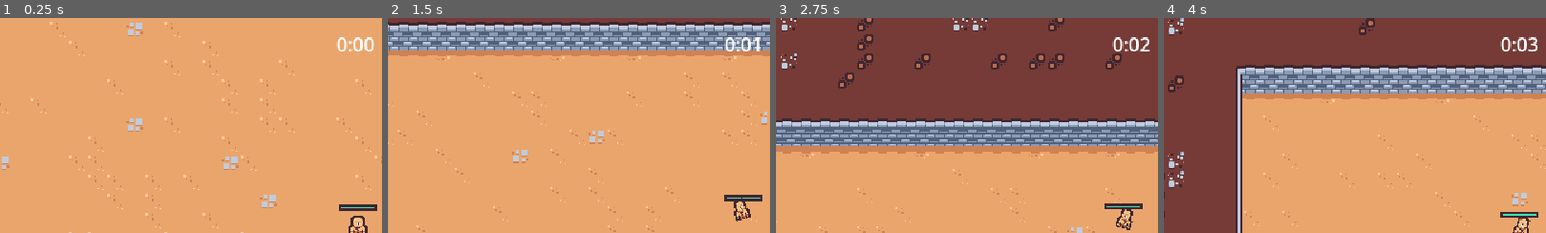
Above: before the commit, frames 1-4 (left to right).
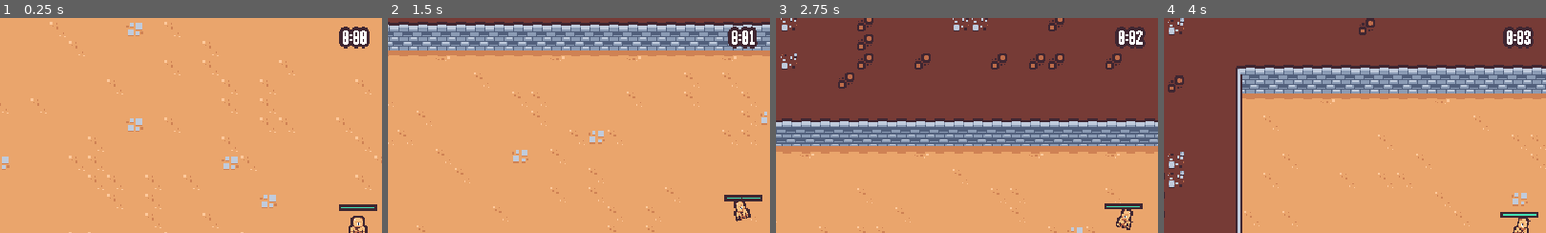
Above: after the commit, the same moments.

Repository: tiannahenrylewis/GodotCrashCourse
Game: Godot game, scene res://Scenes/Main/main.tscn
The game is run twice, just before and just after one commit, with the same random seed, the same clock (stepped at 60 frames per second) and the same inputs.
Inputs (mouse positions are % of the whole screen's width and height, from its top left):
- Up to frame 1 (0.25 s): no input
- Up to frame 2 (1.5 s): move the mouse to (45, 70) at 0.52 s; press the mouse at (45, 70) at 0.53 s; hold W (move_up) from 0.53 s (still down); move the mouse to (80, 65) at 1.27 s; release the mouse at (80, 65) at 1.28 s; click (80, 65) at 1.35 s
- Up to frame 3 (2.75 s): move the mouse to (20, 35) at 2.02 s; release W (move_up) at 2.03 s; press the mouse at (20, 35) at 2.03 s; hold Left (move_left) from 2.03 s (still down)
- Up to frame 4 (4 s): move the mouse to (55, 50) at 2.77 s; release the mouse at (55, 50) at 2.78 s; click (55, 50) at 2.85 s; move the mouse to (35, 25) at 3.52 s; release Left (move_left) at 3.53 s; press the mouse at (35, 25) at 3.53 s; hold S (move_down) from 3.53 s (still down)
The pictures show only the part of the screen within x 4-54%, y 0-50%; the shares and areas given below are measured in that part.

The runs differ from the first frame. In frame 1, 0.8% of the frame differs, in the area x 88-98%, y 4-16%; in frame 2, 0.8%; in frame 3, 0.9%; in frame 4, 0.9%.

Commit message:
S3: Add Custom Font

Diff:
--- /dev/null
+++ b/Resources/Theme/theme.tres
@@ -0,0 +1,7 @@
+[gd_resource type="Theme" load_steps=2 format=3 uid="uid://b3g1p5pacow5w"]
+
+[ext_resource type="FontFile" uid="uid://tga0twb6cxtx" path="res://Resources/Theme/Rockboxcond12.ttf" id="1_m51aw"]
+
+[resource]
+default_font = ExtResource("1_m51aw")
+default_font_size = 16
--- a/Scenes/UI/arena_time_ui.tscn
+++ b/Scenes/UI/arena_time_ui.tscn
@@ -20,4 +20,6 @@
 layout_mode = 2
 size_flags_horizontal = 4
 size_flags_vertical = 0
+theme_override_colors/font_outline_color = Color(0.247059, 0.14902, 0.192157, 1)
+theme_override_constants/outline_size = 10
 text = "Test"
--- a/project.godot
+++ b/project.godot
@@ -30,6 +30,10 @@
 window/size/window_width_override=1280
 window/size/window_height_override=720
 window/stretch/mode="viewport"
+
+[gui]
+
+theme/custom="res://Resources/Theme/theme.tres"
 
 [input]
 
Binary file added: Resources/Theme/Rockboxcond12.ttf
Not shown, added: Resources/Theme/Rockboxcond12.ttf.import
